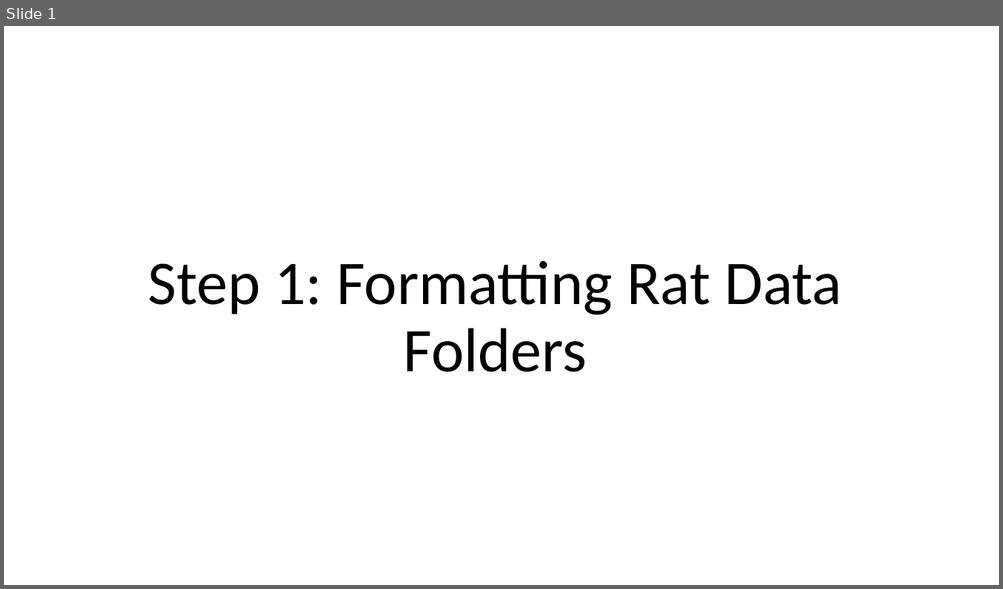
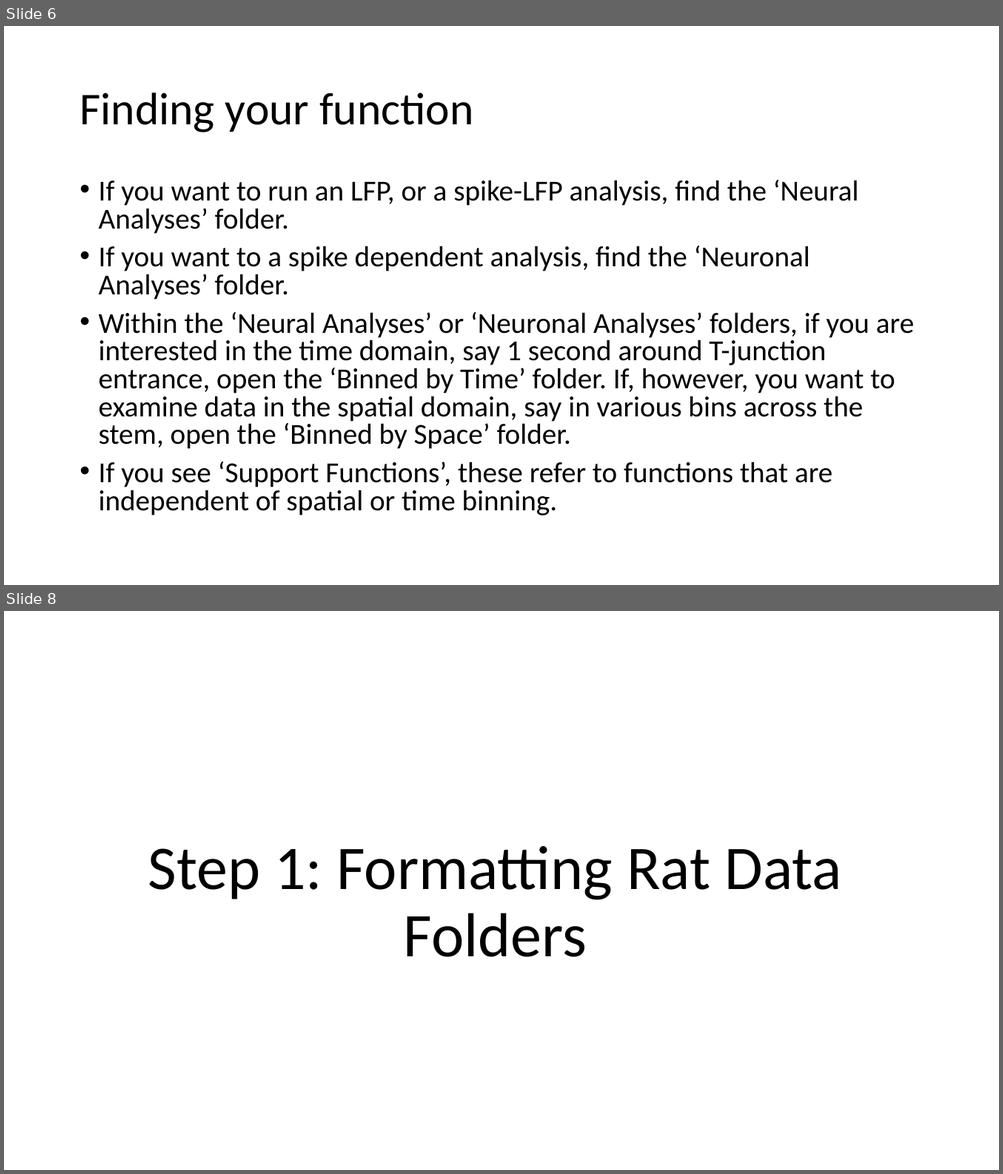
Before and after one commit to GriffinLabCode/GriffinCode, a slide deck: 1. Matlab Pipeline/Using the Matlab Pipeline.pptx. Shown one above the other, each under a label of ours: slide 1 before the commit, slides 6 and 8 after it; the slides between them are not shown. The pictures are 1003x589 and 1003x1174 pixels, drawn with LibreOffice and Linux fonts; fonts in the diff are those of the drawing. Boxes give left, top, right and bottom in pixels: in the first picture for what was removed or moved away, otherwise in the second. Text is boxed around its words. In the diff, an @@ line names an element or a change of style, - is before the commit and + after.

```diff
--- a/1. Matlab Pipeline/Using the Matlab Pipeline.pptx
+++ b/1. Matlab Pipeline/Using the Matlab Pipeline.pptx
@@ slide 6 added at box(4, 26, 999, 585), background #FFFFFF @@
@@ title added at box(79, 93, 474, 133), 44 pt, text #000000 @@
+Finding your function
@@ text added at box(99, 180, 913, 516), 28 pt, text #000000 @@
+• If you want to run an LFP, or a spike-LFP analysis, find the ‘Neural Analyses’ folder.
+• If you want to a spike dependent analysis, find the ‘Neuronal Analyses’ folder.
+• Within the ‘Neural Analyses’ or ‘Neuronal Analyses’ folders, if you are interested in the time domain, say 1 second around T-junction entrance, open the ‘Binned by Time’ folder. If, however, you want to examine data in the spatial domain, say in various bins across the stem, open the ‘Binned by Space’ folder.
+• If you see ‘Support Functions’, these refer to functions that are independent of spatial or time binning.
@@ what was slide 1 is now slide 8 @@
```
Also in this commit, not shown: 3 slides changed, 14 other slides added, 34 other files.
